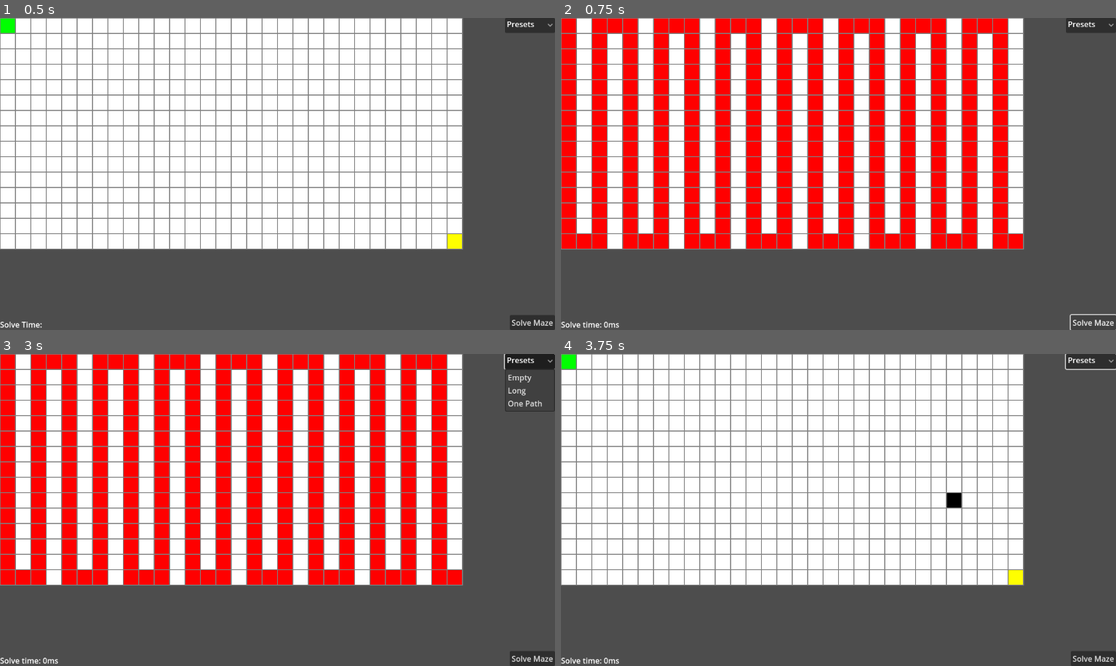
Above: before the commit, frames 1-4 (two rows, left to right).
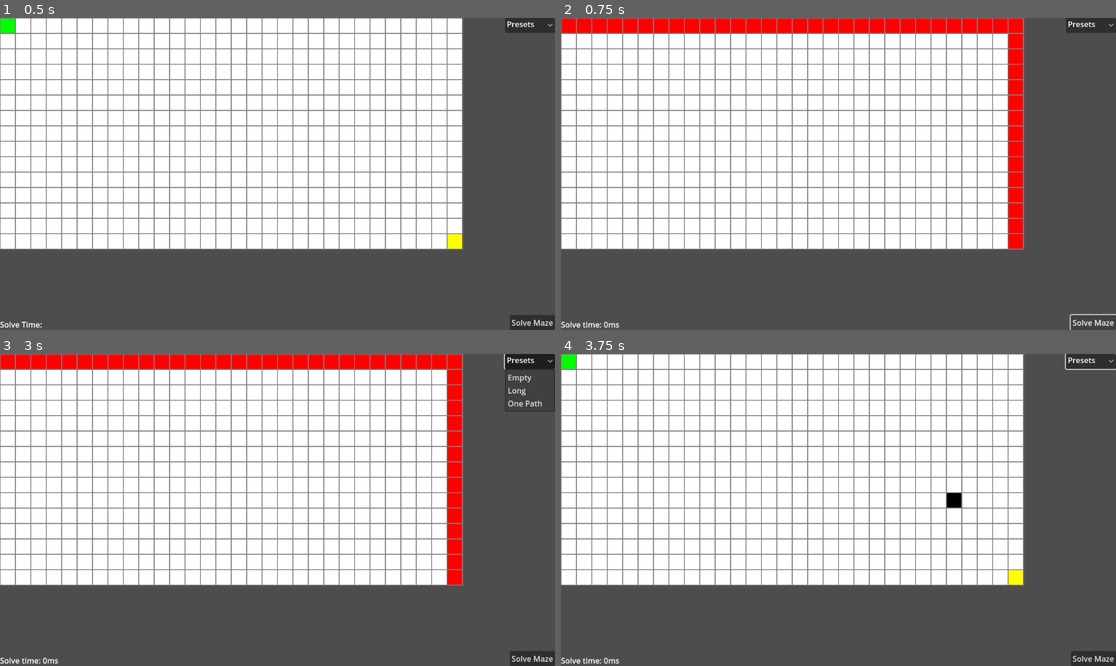
Above: after the commit, the same moments.

Repository: bayowulf/AStarGodot
Game: Godot game, scene res://AStarHandler/astar_tester.tscn
The game is run twice, just before and just after one commit, with the same random seed, the same clock (stepped at 60 frames per second) and the same inputs.
Inputs (mouse positions are in pixels of both pictures, inside the frame that each line leads up to):
- Up to frame 1 (0.5 s): no input
- Up to frame 2 (0.75 s): click "Solve Maze" at 0.5 s
- Up to frame 3 (3 s): click "Solve Maze" at 1.25 s; click "Solve Maze" at 2 s; click "Presets" at 2.75 s
- Up to frame 4 (3.75 s): move the mouse to (960, 494) at 3.52 s; press the mouse at (960, 494) at 3.53 s

Frame 1 is identical in both runs. In frame 2, 30% of the frame differs, in the area x 0-84%, y 0-74%; in frame 3, 30%; in frame 4, nothing differs.

Commit message:
Lowest Cost First
Cell with the lowest cost is now handled first.
Cost is calculated with cost = dx+dy where dx and dy are the distance between the cell and the goal.
Slows down the Long path but heavily speeds up Empty path.

Diff:
--- a/AStarAlgorithm/astar.gd
+++ b/AStarAlgorithm/astar.gd
@@ -4,22 +4,29 @@
 	'''
 	Times:
 		V1 (basic):
-			Empty: 110-119
-			Long: 19-23
-			One Path: 2-3
+			Empty: 114
+			Long: 20
+			One Path: 2
 
 		V2 (reverse unvisited traversal):
-			Empty:
-			Long:
-			One Path:
+			Empty: 60 (but wrong)
+			Long: 20
+			One Path: 2
+
+		V3 (lowest cost first, cost is dx+dy):
+			Empty: 5 (but wrong)
+			Long: 22
+			One Path: 2
 	'''
 	class Cell:
 		var pos: Vector2
 		var previous: Cell
+		var cost: int
 
-		func _init(cellPos:Vector2, previousCell: Cell) -> void:
+		func _init(cellPos:Vector2, previousCell: Cell, goal: Vector2) -> void:
 			pos = cellPos
 			previous = previousCell
+			cost = abs(goal.x - pos.x + goal.y - pos.y)
 
 		func get_position() -> Vector2:
 			return pos
@@ -27,8 +34,11 @@
 		func get_previous() -> Cell:
 			return previous
 
+		func get_cost() -> int:
+			return cost
+
 	enum movementType {
-			CARDINAL,
+		CARDINAL,
 		DIAGONAL,
 		OMNIDIRECTIONAL
 	}
@@ -62,7 +72,7 @@
 			print("Time taken: " + str(solveTime) + " ms")
 			return []
 
-		var unvisited: Array[Cell] = [Cell.new(start, null)]
+		var unvisited: Array[Cell] = [Cell.new(start, null, goal)]
 		var visited: Array[Cell] = []
 
 		while (!unvisited.is_empty()):
@@ -78,14 +88,14 @@
 				print("Time taken: " + str(solveTime) + " ms")
 				return path
 
-			var neighbors: Array[Cell] = get_neighbors(unvisited.pop_back(), maze, visited)
+			var neighbors: Array[Cell] = get_neighbors(unvisited.pop_at(get_lowest_cost(unvisited)), maze, visited, goal)
 			unvisited.append_array(neighbors)
 			visited.append_array(neighbors)
 
 		print("No path found")
 		return []
 
-	func get_neighbors(cell: Cell, maze: AStar.Maze, visited: Array[Cell]) -> Array[Cell]:
+	func get_neighbors(cell: Cell, maze: AStar.Maze, visited: Array[Cell], goal: Vector2) -> Array[Cell]:
 		var neighbors: Array[Cell] = []
 		var mazeSize: Vector2 = maze.get_size()
 
@@ -99,9 +109,16 @@
 							alreadyVisited = true
 							break
 					if (!alreadyVisited): # Check if unvisited
-						neighbors.append(Cell.new(newPos, cell))
+						neighbors.append(Cell.new(newPos, cell, goal))
 
 		return neighbors
+
+	func get_lowest_cost(cells: Array[Cell]) -> int:
+		var lowestCost: int = 0
+		for index in range(1, cells.size()):
+			if cells[index].get_cost() < cells[lowestCost].get_cost():
+				lowestCost = index
+		return lowestCost
 
 	func get_solve_time() -> int:
 		return solveTime
